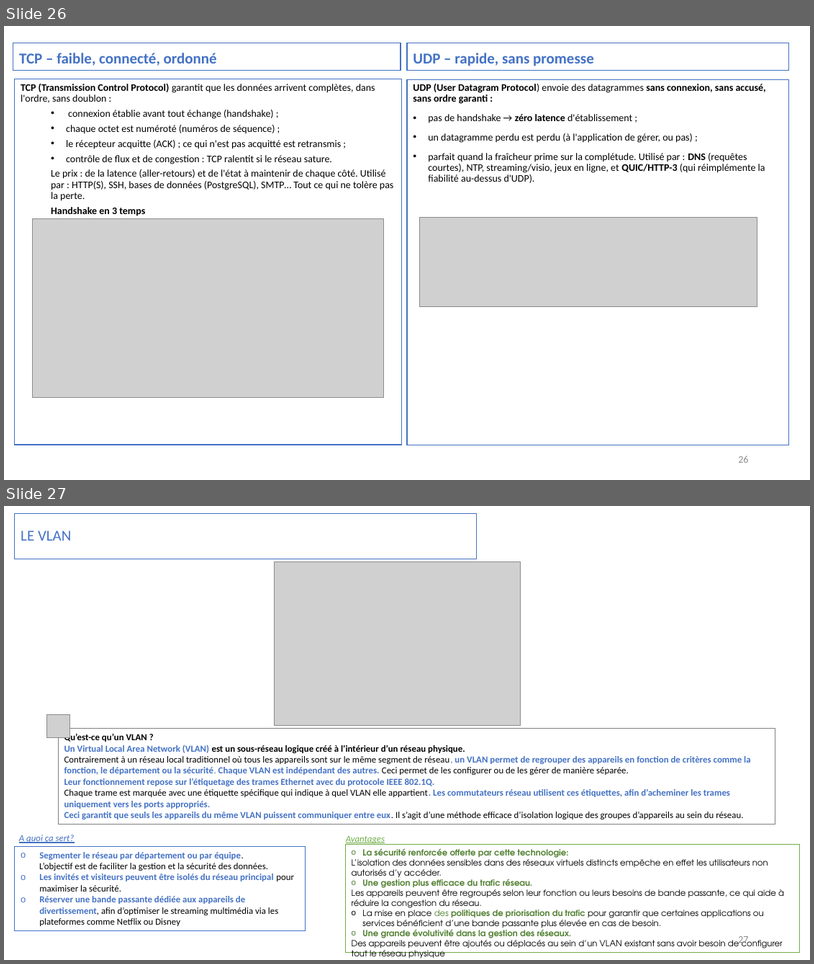
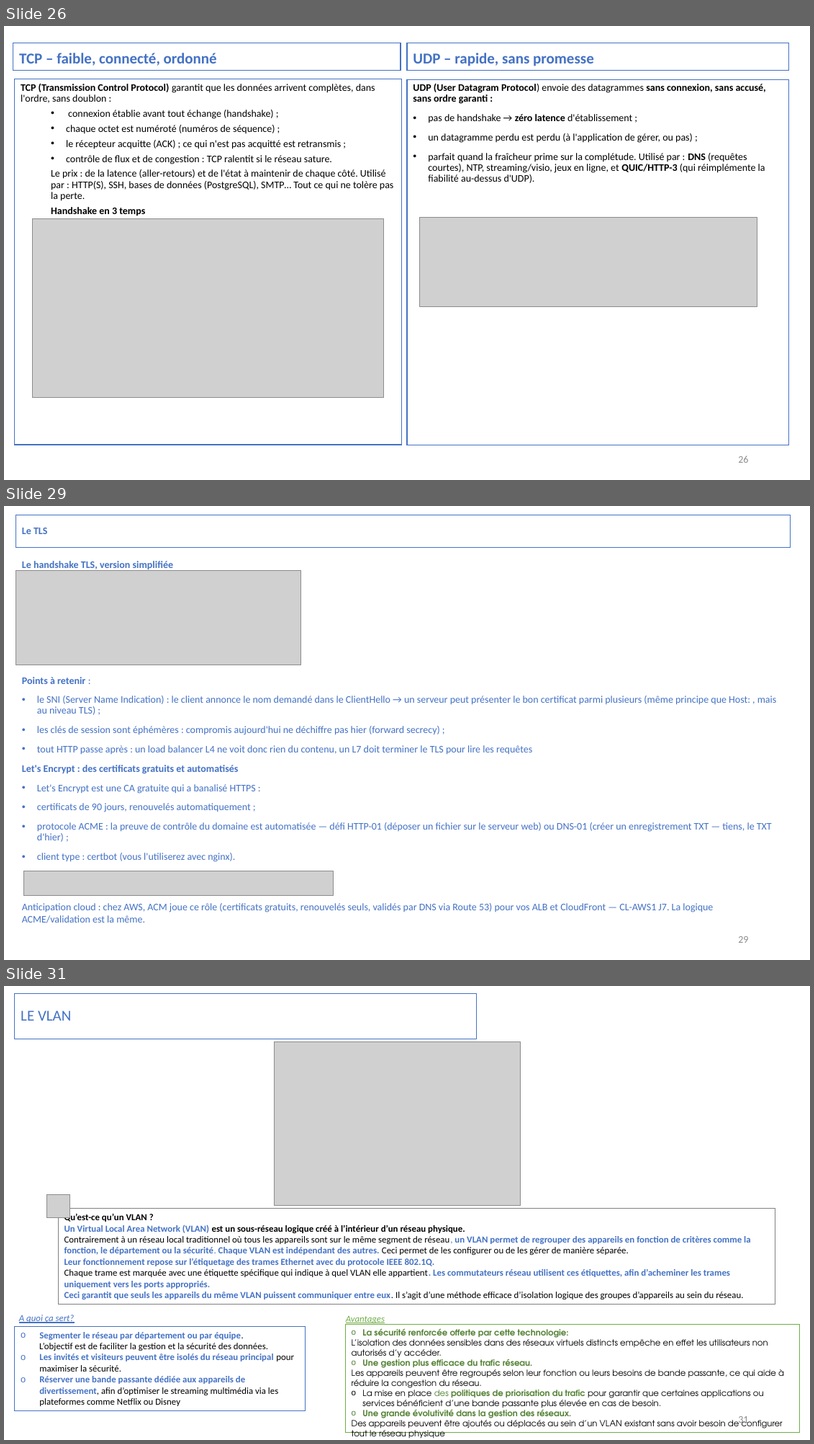
Before and after one commit to InesZ59/Cours_Python_M2i, a slide deck: RESEAU/Les_Fondements_du_reseau.pptx. Shown one above the other, each under a label of ours: slides 26 and 27 before the commit, slides 26, 29 and 31 after it; the slides between them are not shown. The pictures are 814x964 and 814x1444 pixels, drawn with LibreOffice and Linux fonts; fonts in the diff are those of the drawing; grey boxes stand for pictures. Boxes give left, top, right and bottom in pixels: in the first picture for what was removed or moved away, otherwise in the second. Text is boxed around its words. In the diff, an @@ line names an element or a change of style, - is before the commit and + after.

```diff
--- a/RESEAU/Les_Fondements_du_reseau.pptx
+++ b/RESEAU/Les_Fondements_du_reseau.pptx
@@ slide 29 added at [4, 506, 810, 960], background #FFFFFF @@
@@ title added at [16, 515, 791, 548], outline #4472C4 0.75 pt, 12 pt, text #4472C4, bold @@
+Le TLS
@@ picture added at [16, 570, 301, 664] @@
@@ text added at [22, 561, 777, 862], 12 pt, text #4472C4 @@
+Le handshake TLS, version simplifiée
+Points à retenir :
+• le SNI (Server Name Indication) : le client annonce le nom demandé dans le ClientHello → un serveur peut présenter le bon certificat parmi plusieurs (même principe que Host: , mais au niveau TLS) ;
+• les clés de session sont éphémères : compromis aujourd'hui ne déchiffre pas hier (forward secrecy) ;
+• tout HTTP passe après : un load balancer L4 ne voit donc rien du contenu, un L7 doit terminer le TLS pour lire les requêtes
+Let's Encrypt : des certificats gratuits et automatisés
+• Let's Encrypt est une CA gratuite qui a banalisé HTTPS :
+• certificats de 90 jours, renouvelés automatiquement ;
+• protocole ACME : la preuve de contrôle du domaine est automatisée — défi HTTP-01 (déposer un fichier sur le serveur web) ou DNS-01 (créer un enregistrement TXT — tiens, le TXT d'hier) ;
+• client type : certbot (vous l'utiliserez avec nginx).
@@ picture added at [24, 871, 334, 896] @@
@@ text added at [22, 903, 713, 923], 12 pt, text #4472C4 @@
+Anticipation cloud : chez AWS, ACM joue ce rôle (certificats gratuits, renouvelés seuls, validés par DNS via Route 53) pour vos ALB et CloudFront — CL-AWS1 J7. La logique ACME/validation est la même.
@@ page number added at [738, 936, 748, 942], 12 pt, text #8C8C8C @@
+29
@@ what was slide 27 is now slide 31 @@
@@ page number at [738, 1416, 748, 1425]: text changed @@
-27
+31
```
Also in this commit, not shown: 3 other slides added, 3 other files.
